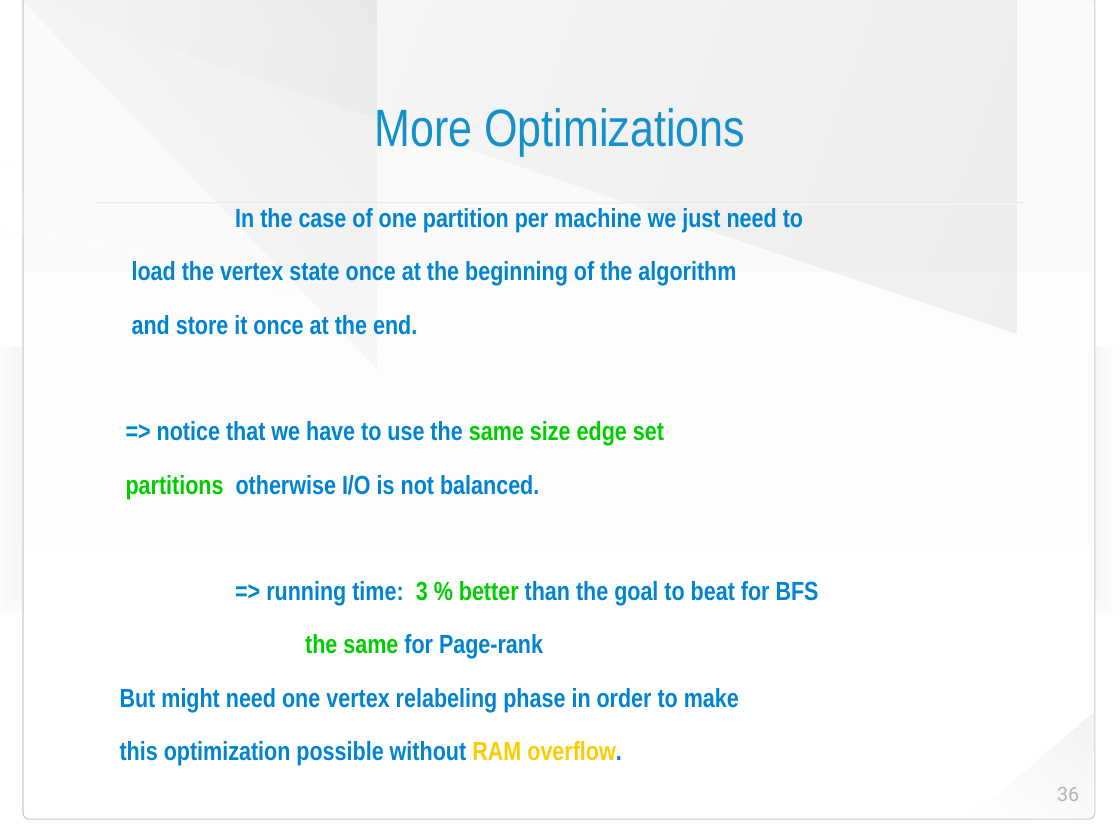
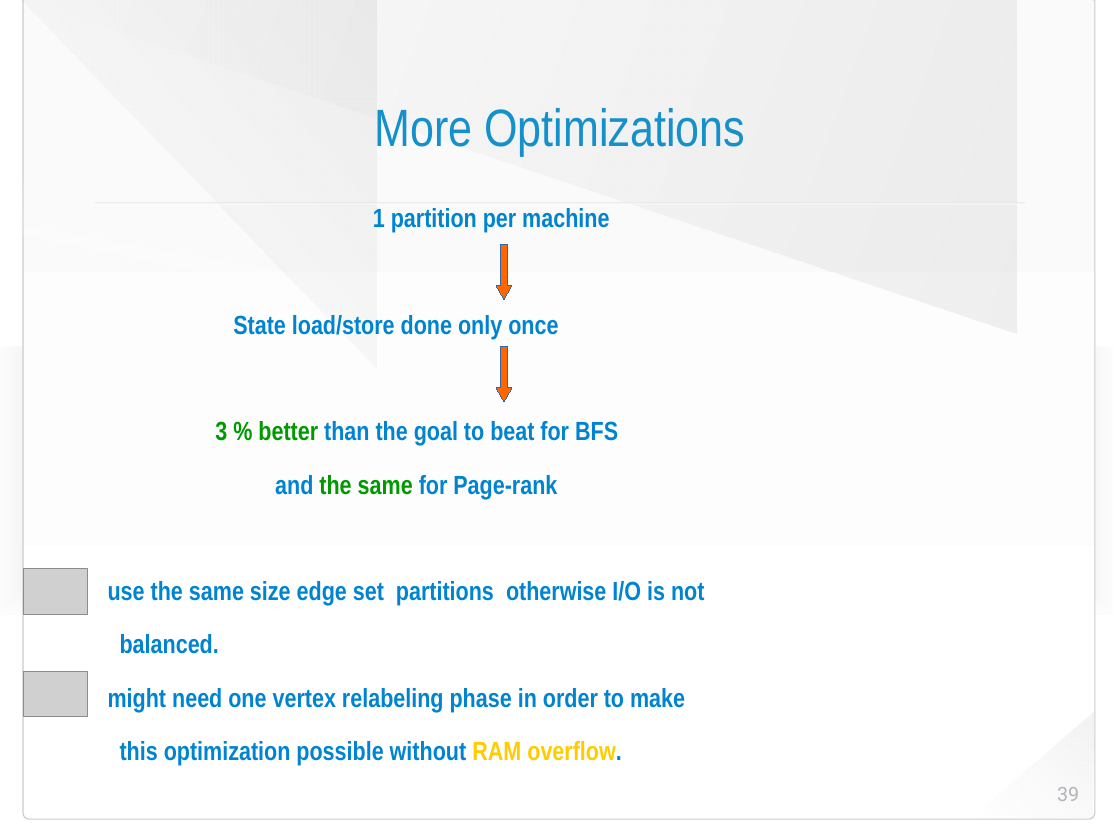
Before and after one commit to HaprianVlad/chaos, a slide deck: slide 39 of presentation.odp (slide 36 before the commit). Drawn at 1120x840 pixels with LibreOffice and Linux fonts; fonts in the diff are those of the drawing; grey boxes stand for pictures; background and template pictures are left out. Boxes give left, top, right and bottom in pixels: in the first picture for what was removed or moved away, otherwise in the second. Text is boxed around its words. In the diff, an @@ line names an element or a change of style, - is before the commit and + after.

Commit message:
work on presentation

```diff
--- a/presentation.odp
+++ b/presentation.odp
@@ text at bbox=[108, 208, 704, 712]: text changed @@
-In the case of one partition per machine we just need to
-load the vertex state once at the beginning of the algorithm
-and store it once at the end.
-=> notice that we have to use the same size edge set
-partitions otherwise I/O is not balanced.
-=> running time: 3 % better than the goal to beat for BFS
-the same for Page-rank
-But might need one vertex relabeling phase in order to make
+1 partition per machine
+State load/store done only once
+3 % better than the goal to beat for BFS
+and the same for Page-rank
+use the same size edge set partitions otherwise I/O is not
+balanced.
+might need one vertex relabeling phase in order to make
@@ down arrow added at bbox=[496, 244, 512, 299], fill #FF6600, outline #3465A4 0 pt @@
@@ down arrow added at bbox=[496, 347, 512, 402], fill #FF6600, outline #3465A4 0 pt @@
@@ picture added at bbox=[24, 569, 87, 614] @@
@@ picture added at bbox=[24, 671, 87, 717] @@
@@ page number at bbox=[1057, 787, 1079, 801]: text changed @@
-36
+39
```
Also in this commit, not shown: 31 other slides changed, 6 slides added, 1 slide removed, 4 other files.
